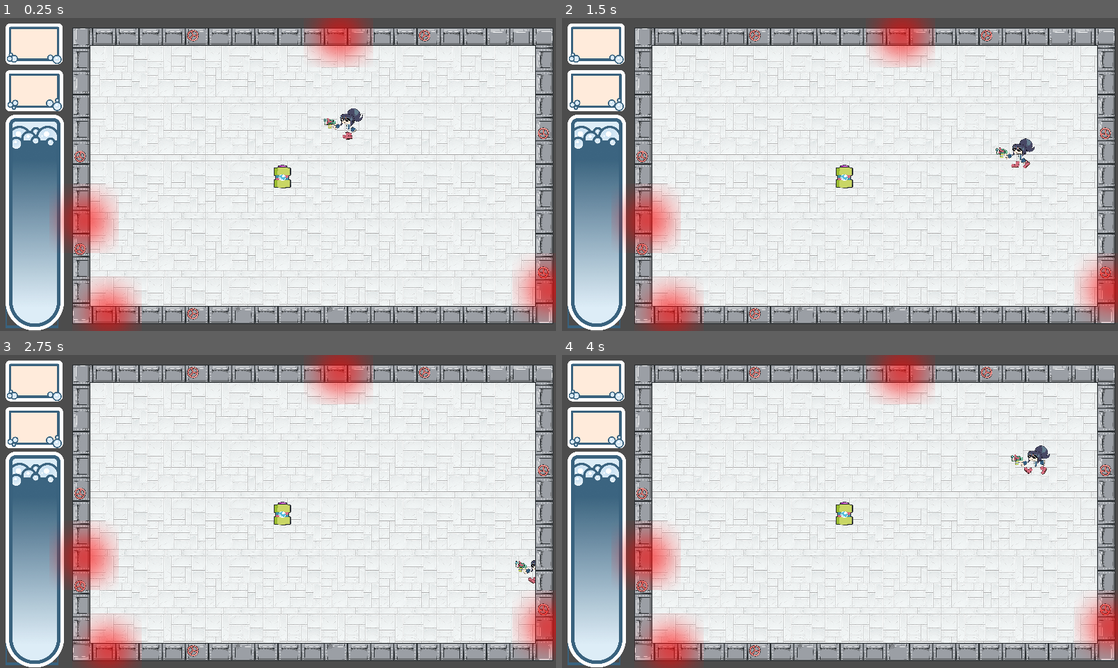
Above: before the commit, frames 1-4 (two rows, left to right).
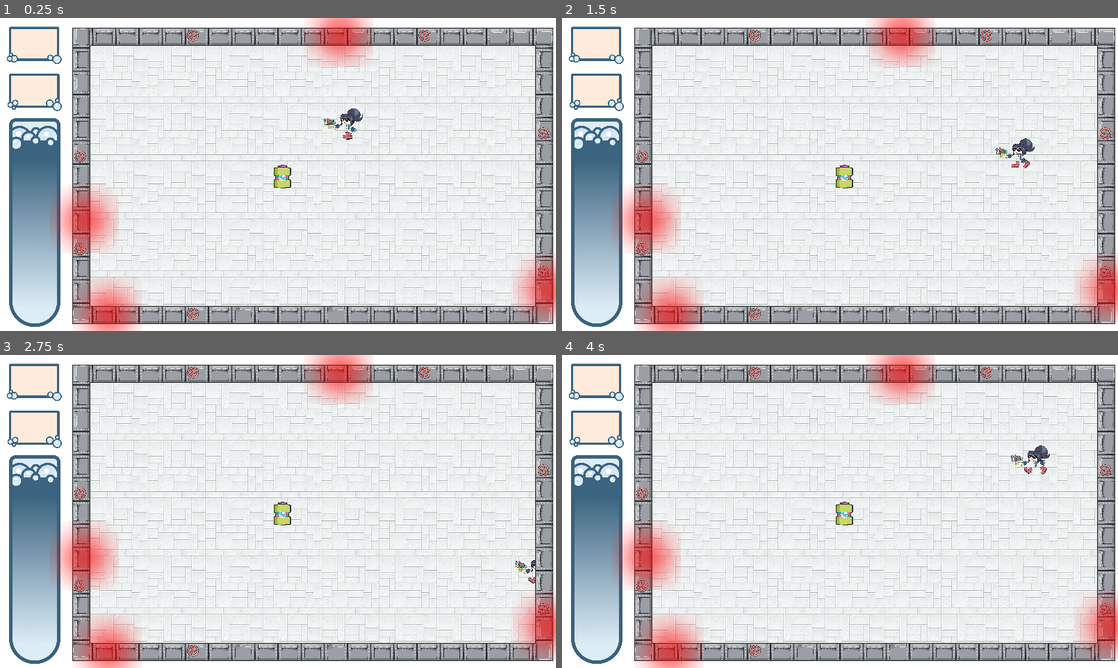
Above: after the commit, the same moments.

Repository: moisesjbc/global-jam-01-2025
Game: Godot game, scene res://gameplay/main/main.tscn
Same seed, same stepped clock (60 frames per second), same inputs: the game is played once before the commit and once after it.
Inputs (mouse positions are in pixels of both pictures, inside the frame that each line leads up to):
- Up to frame 1 (0.25 s): no input
- Up to frame 2 (1.5 s): move the mouse to (962, 158) at 0.52 s; hold Right (ui_right) 0.53-1.28 s; move the mouse to (728, 190) at 1.27 s; hold Down (ui_down) from 1.28 s (still down)
- Up to frame 3 (2.75 s): move the mouse to (333, 442) at 2.02 s; release Down (ui_down) at 2.03 s; hold Right (ui_right) from 2.03 s (still down)
- Up to frame 4 (4 s): move the mouse to (812, 574) at 2.77 s; release Right (ui_right) at 2.78 s; hold Up (ui_up) 2.78-3.53 s; move the mouse to (1006, 558) at 3.52 s; hold Left (ui_left) from 3.53 s (still down)

The runs differ from the first frame. In frame 1, 8.4% of the frame differs, in the area x 0-100%, y 0-100%; in frame 2, 8.4%; in frame 3, 8.4%; in frame 4, 8.4%.

Commit message:
Fix score gui

Diff:
--- a/godot-project/gameplay/gui/gui.tscn
+++ b/godot-project/gameplay/gui/gui.tscn
@@ -1,31 +1,16 @@
-[gd_scene load_steps=7 format=2]
+[gd_scene load_steps=8 format=2]
 
 [ext_resource path="res://gameplay/gui/score.png" type="Texture" id=1]
 [ext_resource path="res://gameplay/gui/timer.png" type="Texture" id=2]
 [ext_resource path="res://gameplay/gui/02_contenedor_balas.png" type="Texture" id=3]
 [ext_resource path="res://gameplay/gui/03_marco_balas.png" type="Texture" id=4]
 [ext_resource path="res://gameplay/gui/01_fondo_balas.png" type="Texture" id=5]
+[ext_resource path="res://gameplay/gui/04_marco_balas.png" type="Texture" id=6]
 
 [sub_resource type="Animation" id=1]
 resource_name = "bubles"
 
 [node name="gui" type="Node2D"]
-
-[node name="score" type="Node2D" parent="."]
-position = Vector2( -2, 303 )
-
-[node name="sprite" type="Sprite" parent="score"]
-position = Vector2( 120, -52 )
-scale = Vector2( 0.5, 0.5 )
-texture = ExtResource( 1 )
-
-[node name="time" type="Node2D" parent="."]
-position = Vector2( -2, 303 )
-
-[node name="sprite" type="Sprite" parent="time"]
-position = Vector2( 120, -214 )
-scale = Vector2( 0.5, 0.5 )
-texture = ExtResource( 2 )
 
 [node name="bubles" type="Node2D" parent="."]
 
@@ -47,3 +32,22 @@
 
 [node name="foreground_sprite" type="Sprite" parent="bubles/background_sprite_2"]
 texture = ExtResource( 4 )
+
+[node name="Sprite" type="Sprite" parent="bubles/background_sprite_2"]
+texture = ExtResource( 6 )
+
+[node name="score" type="Node2D" parent="."]
+position = Vector2( -2, 303 )
+
+[node name="sprite" type="Sprite" parent="score"]
+position = Vector2( 120, -52 )
+scale = Vector2( 0.5, 0.5 )
+texture = ExtResource( 1 )
+
+[node name="time" type="Node2D" parent="."]
+position = Vector2( -2, 303 )
+
+[node name="sprite" type="Sprite" parent="time"]
+position = Vector2( 120, -214 )
+scale = Vector2( 0.5, 0.5 )
+texture = ExtResource( 2 )
--- a/godot-project/gameplay/main/main.tscn
+++ b/godot-project/gameplay/main/main.tscn
@@ -10,6 +10,8 @@
 
 [node name="main" type="Node2D"]
 script = ExtResource( 3 )
+
+[node name="gui" parent="." instance=ExtResource( 2 )]
 
 [node name="background" type="Sprite" parent="."]
 position = Vector2( 309, 94 )
@@ -30,7 +32,5 @@
 [node name="enemy_respawn" parent="." instance=ExtResource( 6 )]
 position = Vector2( 72, 32 )
 
-[node name="gui" parent="." instance=ExtResource( 2 )]
-
 [connection signal="player_died" from="player" to="." method="_on_player_player_died"]
 [connection signal="abduction_finished" from="font" to="." method="_on_font_abduction_finished"]
--- a/godot-project/project.godot
+++ b/godot-project/project.godot
@@ -85,4 +85,5 @@
 quality/driver/driver_name="GLES2"
 vram_compression/import_etc=true
 vram_compression/import_etc2=false
+environment/default_clear_color=Color( 1, 1, 1, 1 )
 environment/default_environment="res://default_env.tres"
Not shown, changed: .gitignore
